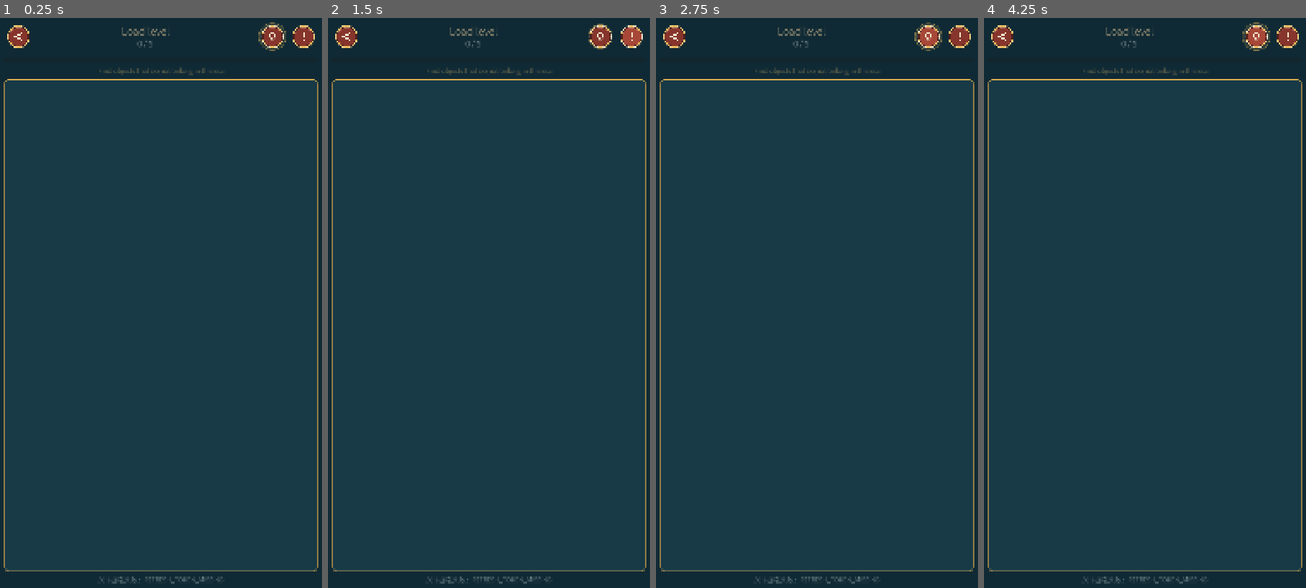
Above: before the commit, frames 1-4 (left to right).
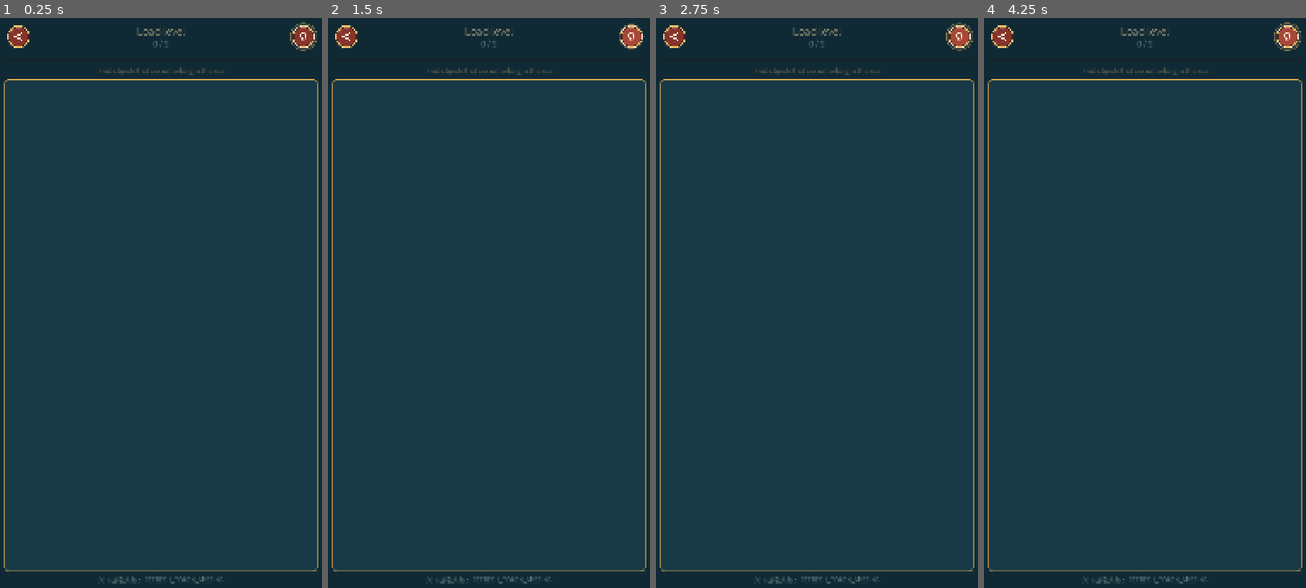
Above: after the commit, the same moments.

Repository: TheMGame/game-odd-spot
Game: Godot game, scene res://scenes/game/game.tscn
Same seed, same stepped clock (60 frames per second), same inputs: the game is played once before the commit and once after it. This scene is started directly instead of the project's main scene. Sound files missing from this copy of the repository are replaced by a short silence.
Inputs (mouse positions are in pixels of both pictures, inside the frame that each line leads up to; where the layout moved, square brackets give the same spot in the first picture):
- Up to frame 1 (0.25 s): no input
- Up to frame 2 (1.5 s): click (630, 35) [601, 35] at 0.5 s; click (630, 35) at 1.27 s
- Up to frame 3 (2.75 s): click (958, 35) [929, 35] at 2 s
- Up to frame 4 (4.25 s): click (1286, 35) at 2.77 s; click (1286, 35) [1257, 35] at 3.5 s

The runs differ from the first frame. In frame 1, 0.7% of the frame differs, in the area x 37-99%, y 0-6%; in frame 2, 0.5%; in frame 3, 0.8%; in frame 4, 0.8%.

Commit message:
feat: 优化 CDN 缓存，隐藏反馈按钮

Diff:
--- a/client/scenes/game/game.tscn
+++ b/client/scenes/game/game.tscn
@@ -73,6 +73,7 @@
 glow = true
 
 [node name="Report" type="Button" parent="Layout/TopBar"]
+visible = false
 custom_minimum_size = Vector2(96, 96)
 layout_mode = 2
 script = ExtResource("3")
--- a/client/scenes/level_select/level_select.gd
+++ b/client/scenes/level_select/level_select.gd
@@ -156,21 +156,9 @@
 func _load_thumbnail(target: TextureRect, url: String) -> void:
 	if url.is_empty():
 		return
-	var request := HTTPRequest.new()
-	request.accept_gzip = not OS.has_feature("web")
-	request.timeout = 8.0
-	add_child(request)
-	if request.request(url) != OK:
-		request.queue_free()
-		return
-	var response: Array = await request.request_completed
-	request.queue_free()
-	if not is_instance_valid(target) or response[0] != HTTPRequest.RESULT_SUCCESS or response[1] < 200 or response[1] >= 300:
-		return
-	var bytes: PackedByteArray = response[3]
-	var image := AssetCache.decode_image(bytes)
-	if image != null:
-		target.texture = ImageTexture.create_from_image(image)
+	var result := await AssetCache.new().load_texture_url(self, url, "level_thumbnail")
+	if is_instance_valid(target) and result.ok:
+		target.texture = result.texture
 
 
 func _round_box(fill: Color, border: Color, radius: int, width: int) -> StyleBoxFlat:
--- a/client/scripts/cache/asset_cache.gd
+++ b/client/scripts/cache/asset_cache.gd
@@ -2,7 +2,10 @@
 extends RefCounted
 
 const CACHE_DIR := "user://asset_cache"
-const CACHE_LIMIT_BYTES := 300 * 1024 * 1024
+# Images are versioned by asset hash (or URL for legacy thumbnails) and change
+# infrequently. Keep a generous on-device cache so normal navigation does not
+# repeatedly consume CDN bandwidth.
+const CACHE_LIMIT_BYTES := 2 * 1024 * 1024 * 1024
 const MAX_ASSET_BYTES := 25 * 1024 * 1024
 const DOWNLOAD_TIMEOUT_SECONDS := 30.0
 
Not shown, changed: README.md
Not shown, changed: server/internal/httpapi/router.go
Not shown, changed: server/internal/httpapi/router_test.go
